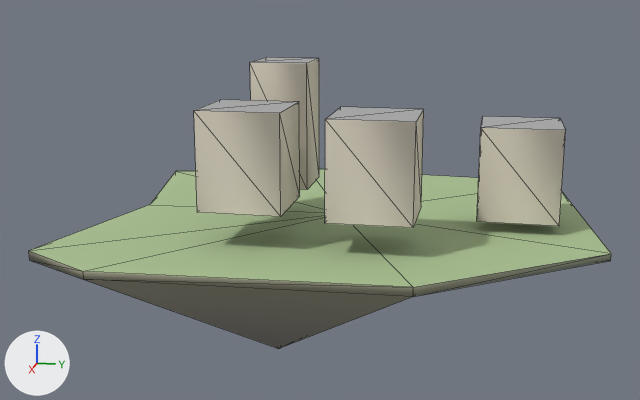
Two versions of the glTF model godot_project/remake/sky/islands/SKY-089.lod2.glb, one commit apart.
The view is the same before and after, from a 50 mm camera at (172.1, 29.3, 45.8) aimed at (1.0, -5.0, 3.0). Every picture has the same lights, and +X, +Y and +Z are marked at lower left. The older version comes first. Mesh edges are drawn as thin lines. Vertices at exactly the same position are counted once.

In view in the first picture: 'buildings', 'deck', 'rock'.
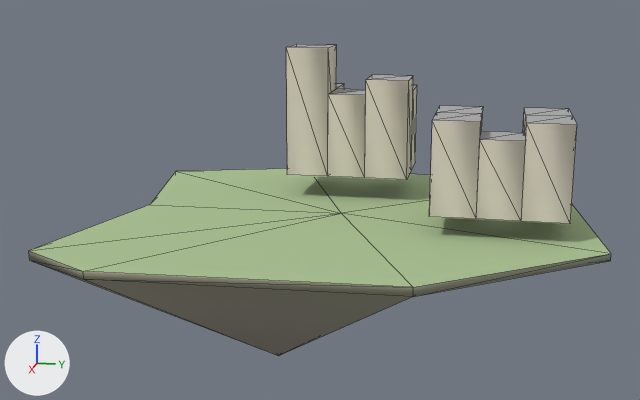
What differs and where, as boxes (x1, y1, x2, y2) in the pictures (640 x 400 px; the box of a moved part takes in the faces that stretch with it):
'buildings', reshaped (22% narrower)
    before: (194, 57, 566, 228)
    after: (286, 44, 577, 224)
'rock', reshaped (7% taller)
    before: (29, 251, 611, 349)
    after: (29, 251, 611, 356)
part 1 of me_rock, moved or reshaped
    before: (38, 263, 402, 349)
    after: (38, 263, 402, 356)
part 2 of me_buildings, moved or reshaped
    before: (250, 57, 319, 190)
    after: (286, 44, 337, 176)
part 3 of me_buildings, moved or reshaped (mostly hidden afterwards)
    before: (194, 100, 300, 217)
    after: (336, 84, 344, 89)
part 4 of me_buildings, moved or reshaped
    before: (325, 107, 424, 228)
    after: (328, 89, 366, 178)
part 5 of me_buildings, moved or reshaped
    before: (477, 116, 566, 226)
    after: (365, 75, 413, 180)
part 6 of me_buildings, added
    after: (411, 85, 417, 170)
part 7 of me_buildings, added
    after: (429, 113, 482, 219)
part 8 of me_buildings, added
    after: (436, 106, 483, 131)
part 9 of me_buildings, added
    after: (476, 131, 526, 221)
part 10 of me_buildings, added
    after: (521, 115, 577, 224)
part 11 of me_buildings, added
    after: (523, 108, 572, 133)

Diff of the bpy script that builds the scene:
```diff
--- a/godot_project/remake/sky/islands/SKY-089.lod2.glb.py
+++ b/godot_project/remake/sky/islands/SKY-089.lod2.glb.py
@@ me_rock @@
-me_rock.from_pydata(...)  # 21 vertices, 32 faces; spans x -43.7..44.4, y -50.2..49.9, z -27.2..0.0
-me_rock.vertices[8].co = (-13.7, 19.9, -12.1)
-me_rock.vertices[9].co = (16.3, 19.9, -6.8)
-me_rock.vertices[10].co = (-13.7, -10.1, -27.2)
-me_rock.vertices[11].co = (16.3, -10.1, -23.2)  # pixel (278, 348)
-me_rock.vertices[12].co = (0.4, -2.2, -23.1)
+me_rock.from_pydata(...)  # 21 vertices, 32 faces; spans x -43.7..44.4, y -50.2..49.9, z -29.2..0.0
+# me_rock part 1
+me_rock.vertices[8].co = (-13.7, 19.9, -13.0)
+me_rock.vertices[9].co = (16.3, 19.9, -7.2)
+me_rock.vertices[10].co = (-13.7, -10.1, -29.2)
+me_rock.vertices[11].co = (16.3, -10.1, -24.7)  # pixel (278, 355)
+me_rock.vertices[12].co = (0.4, -2.2, -24.6)
 me_rock.materials.append(mat_sky_rock)
@@ me_buildings @@
-me_buildings.from_pydata(...)  # 32 vertices, 40 faces; spans x -6.5..29.2, y -21.2..41.5, z 2.1..31.0
+me_buildings.from_pydata(...)  # 80 vertices, 100 faces; spans x -32.2..13.5, y -14.9..43.0, z 4.0..32.4
+# me_buildings part 2: the loose piece of 8 vertices spanning x -3.5..8.5, y -17.0..-6.0, z 6.8..31.0 is scaled about its middle by (0.833, 0.818, 1.13), then moved by (-19.7, 1.1, -0.2)
+# me_buildings part 3: the loose piece of 8 vertices spanning x 14.2..29.2, y -21.2..-6.2, z 6.8..24.6 is scaled about its middle by (0.667, 0.6, 1), then moved by (-48.9, 3.3, -1.8)
+# me_buildings part 4: the loose piece of 8 vertices spanning x 14.2..29.2, y 1.5..16.5, z 6.0..23.8 is scaled about its middle by (0.633, 0.533, 1), then moved by (-38.7, -10.9, -1.0)
+# me_buildings part 5: the loose piece of 8 vertices spanning x -6.5..8.5, y 26.5..41.5, z 2.1..19.9 is scaled about its middle by (0.667, 0.6, 1.18), then moved by (-18.2, -27.4, 4.5)
+# me_buildings part 6: the loose piece of 8 vertices spanning x 14.2..29.2, y 1.5..16.5, z 6.0..23.8 is copied, and the copy is scaled about its middle by (0.667, 0.6, 1), then moved by (-48.9, -2.4, -1.0); it spans x -32.2..-22.2, y 2.1..11.1, z 5.0..22.8
+# me_buildings part 7: the loose piece of 8 vertices spanning x -6.5..8.5, y 26.5..41.5, z 2.1..19.9 is copied, and the copy is scaled about its middle by (0.667, 0.567, 1), then moved by (7.5, -11.7, 1.9); it spans x 3.5..13.5, y 18.0..26.5, z 4.0..21.8
+# me_buildings part 8: the loose piece of 8 vertices spanning x -6.5..8.5, y 26.5..41.5, z 2.1..19.9 is copied, and the copy is scaled about its middle by (0.667, 0.567, 1), then moved by (-2.5, -11.7, 1.9); it spans x -6.5..3.5, y 18.0..26.5, z 4.0..21.8
+# me_buildings part 9: the loose piece of 8 vertices spanning x -6.5..8.5, y 26.5..41.5, z 2.1..19.9 is copied, and the copy is scaled about its middle by (0.633, 0.533, 0.82), then moved by (7.8, -3.5, 0.3); it spans x 4.0..13.5, y 26.5..34.5, z 4.0..18.6
+# me_buildings part 10: the loose piece of 8 vertices spanning x -6.5..8.5, y 26.5..41.5, z 2.1..19.9 is copied, and the copy is scaled about its middle by (0.667, 0.567, 1), then moved by (7.5, 4.8, 1.9); it spans x 3.5..13.5, y 34.5..43.0, z 4.0..21.8
+# me_buildings part 11: the loose piece of 8 vertices spanning x -6.5..8.5, y 26.5..41.5, z 2.1..19.9 is copied, and the copy is scaled about its middle by (0.667, 0.567, 1), then moved by (-2.5, 4.8, 1.9); it spans x -6.5..3.5, y 34.5..43.0, z 4.0..21.8
 me_buildings.materials.append(mat_sky_lod_bldg)
```
